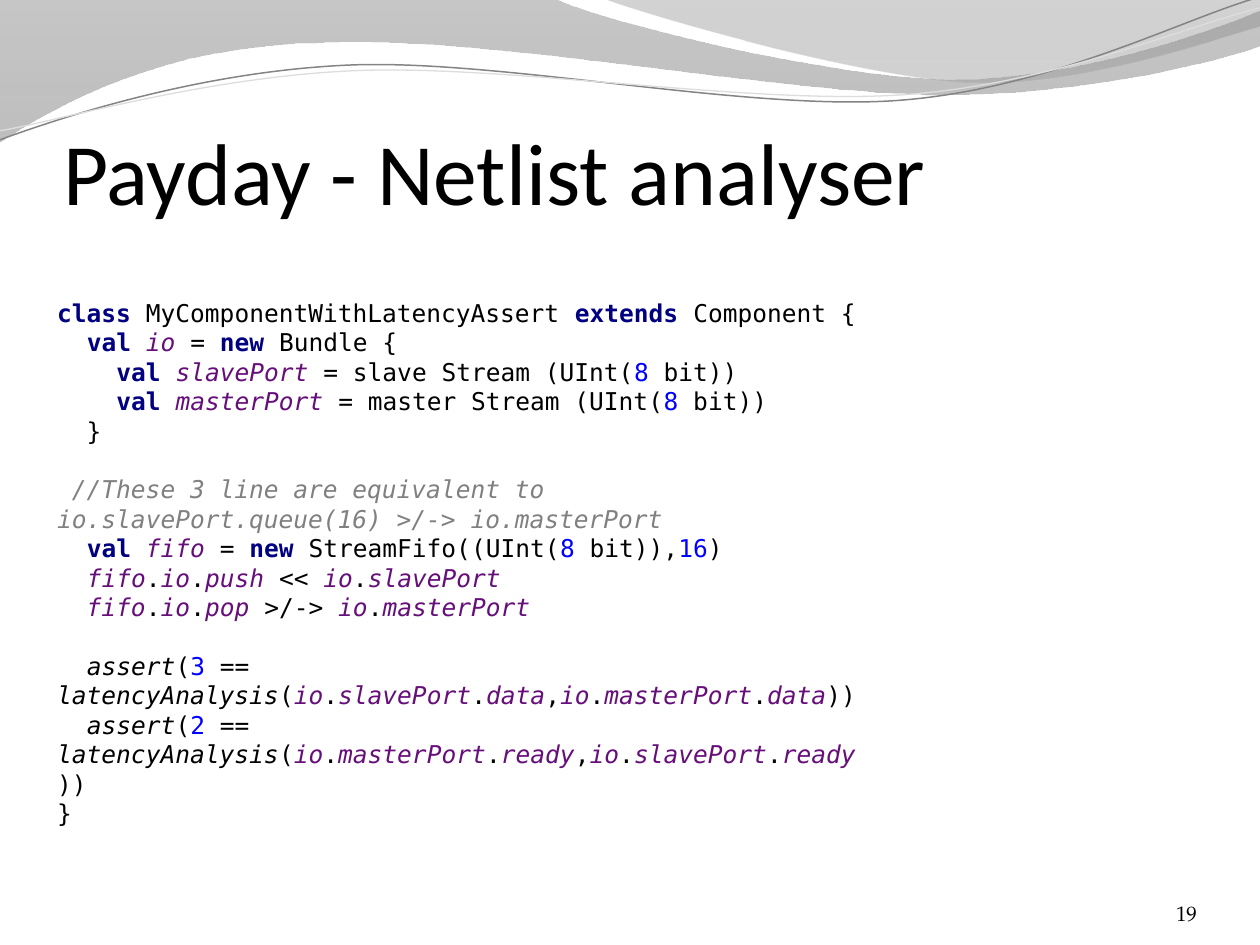
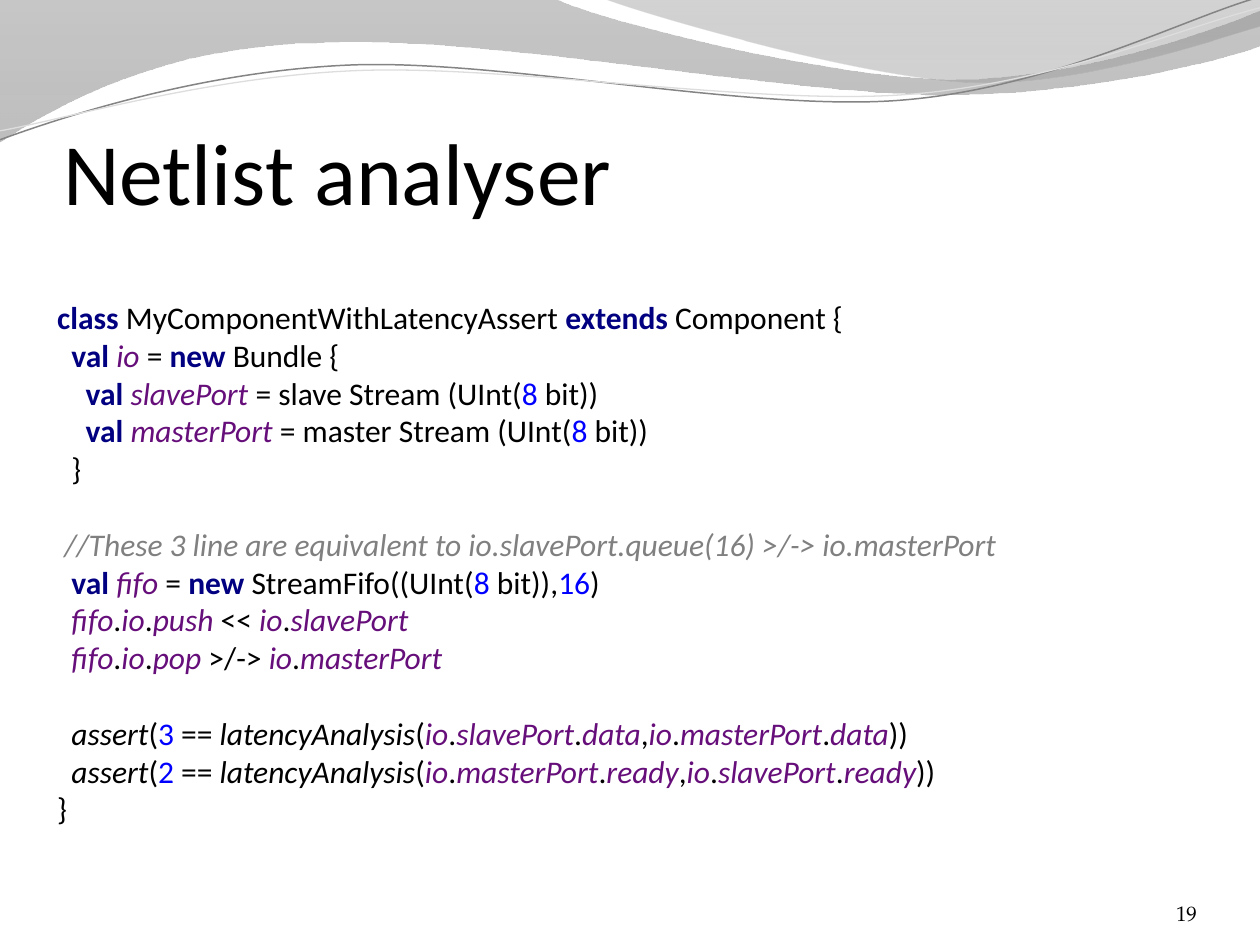
Before and after one commit to SpinalHDL/SpinalDoc, a slide deck: slide 19 of presentation/en/changes_arguments.pptx. Drawn at 1260x945 pixels with LibreOffice and Linux fonts; fonts in the diff are those of the drawing; background and template pictures are left out. Boxes give left, top, right and bottom in pixels: in the first picture for what was removed or moved away, otherwise in the second. Text is boxed around its words. In the diff, an @@ line names an element or a change of style, - is before the commit and + after.

```diff
--- a/presentation/en/changes_arguments.pptx
+++ b/presentation/en/changes_arguments.pptx
@@ title at [63,144,611,219]: text changed @@
-Payday - Netlist analyser
+Netlist analyser
@@ text "class MyComponentWithLatencyAssert extends Component { ...": place and size @@
-text "class MyComponentWithLatencyAssert extends Component { ..." at [57,337,856,768]
+text "class MyComponentWithLatencyAssert extends Component { ..." at [57,307,995,788]
@@ text "class MyComponentWithLatencyAssert extends Component { ..." at [57,307,995,788]: size 14 to 18 pt, font DejaVu Sans Mono to Calibri @@
```
Also in this commit, not shown: 16 other slides changed, 3 slides added, 1 slide removed, 3 other files.
